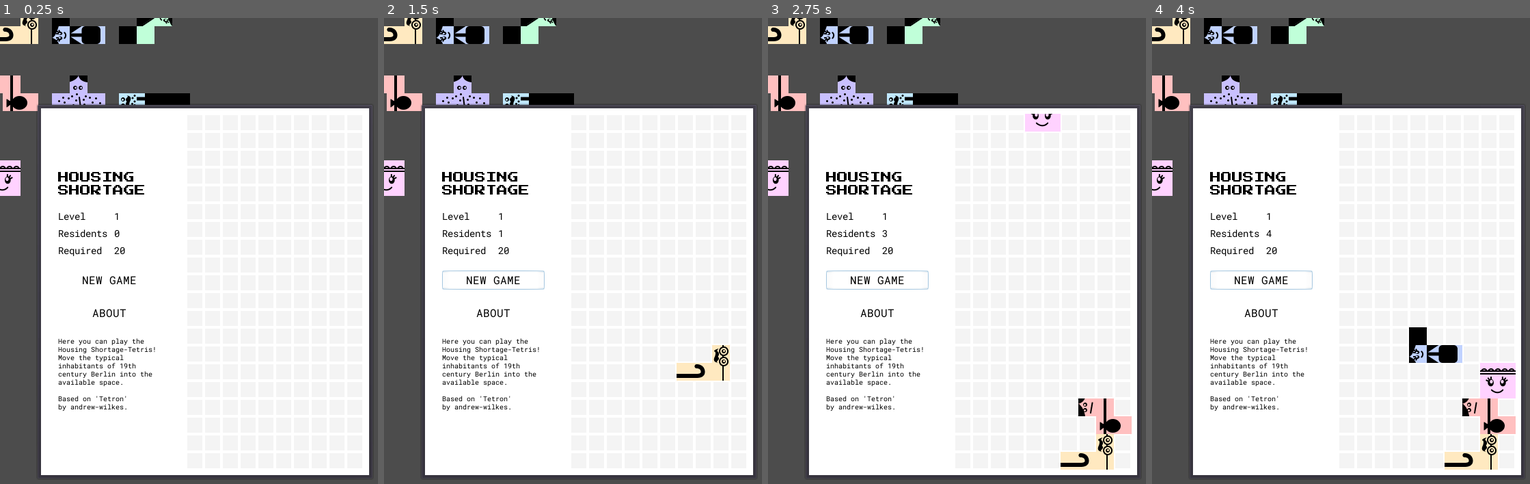
Above: before the commit, frames 1-4 (left to right).
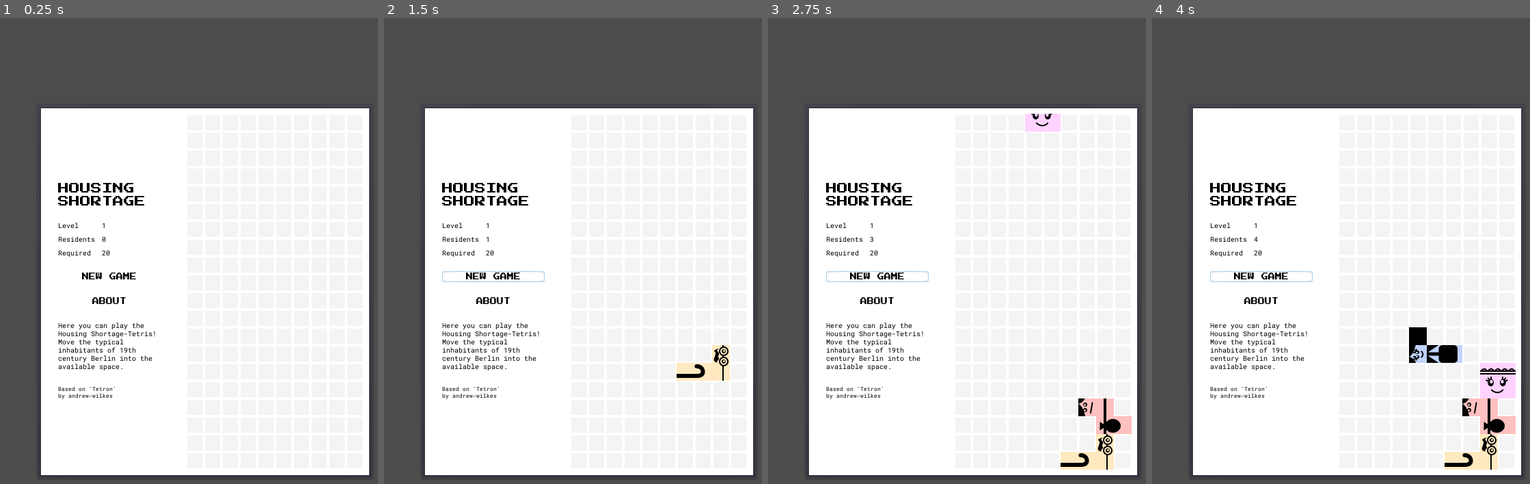
Above: after the commit, the same moments.

Repository: brunibrun/CodingPrecarity
Game: Godot game, scene res://Main.tscn
The game is run twice, just before and just after one commit, with the same random seed, the same clock (stepped at 60 frames per second) and the same inputs. Sound files missing from this copy of the repository are replaced by a short silence.
Inputs:
- Up to frame 1 (0.25 s): no input
- Up to frame 2 (1.5 s): click "NEW GAME" at 0.5 s; tap Enter (ui_accept) at 1.25 s; hold Right (ui_right) from 1.28 s (still down)
- Up to frame 3 (2.75 s): tap Enter (ui_accept) at 1.52, 2, 2.27 s; release Right (ui_right) at 2.03 s; hold Down (ui_down) from 2.03 s (still down)
- Up to frame 4 (4 s): release Down (ui_down) at 2.78 s; hold Right (ui_right) 2.78-3.53 s; tap Enter (ui_accept) at 3.5, 3.77 s; hold Up (ui_up) from 3.53 s (still down)

The runs differ from the first frame. In frame 1, 6.4% of the frame differs, in the area x 0-51%, y 0-85%; in frame 2, 6.5%; in frame 3, 6.5%; in frame 4, 6.5%.

Commit message:
Hoffentlich final push v2.1.212121

Diff:
--- a/GUI.tscn
+++ b/GUI.tscn
@@ -10,27 +10,27 @@
 font_data = ExtResource( 2 )
 
 [sub_resource type="DynamicFont" id=2]
-size = 14
+size = 10
 font_data = ExtResource( 3 )
 
 [sub_resource type="DynamicFont" id=3]
-size = 14
+size = 10
 font_data = ExtResource( 3 )
 
 [sub_resource type="DynamicFont" id=4]
-size = 14
+size = 10
 font_data = ExtResource( 3 )
 
 [sub_resource type="DynamicFont" id=5]
-size = 14
+size = 10
 font_data = ExtResource( 3 )
 
 [sub_resource type="DynamicFont" id=6]
-size = 14
+size = 10
 font_data = ExtResource( 3 )
 
 [sub_resource type="DynamicFont" id=7]
-size = 14
+size = 10
 font_data = ExtResource( 3 )
 
 [sub_resource type="DynamicFont" id=8]
@@ -42,13 +42,19 @@
 font_data = ExtResource( 3 )
 
 [sub_resource type="DynamicFont" id=10]
-font_data = ExtResource( 3 )
+size = 10
+font_data = ExtResource( 2 )
 
 [sub_resource type="DynamicFont" id=11]
-font_data = ExtResource( 3 )
+size = 10
+font_data = ExtResource( 2 )
 
 [sub_resource type="DynamicFont" id=12]
 size = 10
+font_data = ExtResource( 3 )
+
+[sub_resource type="DynamicFont" id=13]
+size = 8
 font_data = ExtResource( 3 )
 
 [node name="GUI" type="CenterContainer"]
@@ -93,9 +99,9 @@
 
 [node name="VBox" type="VBoxContainer" parent="Panel/HBoxContainer/Left"]
 margin_left = 25.0
-margin_top = 93.0
+margin_top = 109.0
 margin_right = 175.0
-margin_bottom = 443.0
+margin_bottom = 426.0
 custom_constants/separation = 20
 
 [node name="Label" type="Label" parent="Panel/HBoxContainer/Left/VBox"]
@@ -110,21 +116,21 @@
 modulate = Color( 0, 0, 0, 1 )
 margin_top = 55.0
 margin_right = 150.0
-margin_bottom = 124.0
+margin_bottom = 109.0
 custom_constants/vseparation = 6
 custom_constants/hseparation = 10
 columns = 2
 
 [node name="_Level" type="Label" parent="Panel/HBoxContainer/Left/VBox/Statistics"]
-margin_right = 72.0
-margin_bottom = 19.0
+margin_right = 54.0
+margin_bottom = 14.0
 custom_fonts/font = SubResource( 2 )
 text = "Level"
 
 [node name="Level" type="Label" parent="Panel/HBoxContainer/Left/VBox/Statistics"]
-margin_left = 82.0
-margin_right = 98.0
-margin_bottom = 19.0
+margin_left = 64.0
+margin_right = 76.0
+margin_bottom = 14.0
 custom_fonts/font = SubResource( 3 )
 text = "1"
 
@@ -148,32 +154,32 @@
 }
 
 [node name="_Lines" type="Label" parent="Panel/HBoxContainer/Left/VBox/Statistics"]
-margin_top = 25.0
-margin_right = 72.0
-margin_bottom = 44.0
+margin_top = 20.0
+margin_right = 54.0
+margin_bottom = 34.0
 custom_fonts/font = SubResource( 6 )
 text = "Residents"
 
 [node name="Lines" type="Label" parent="Panel/HBoxContainer/Left/VBox/Statistics"]
-margin_left = 82.0
-margin_top = 25.0
-margin_right = 98.0
-margin_bottom = 44.0
+margin_left = 64.0
+margin_top = 20.0
+margin_right = 76.0
+margin_bottom = 34.0
 custom_fonts/font = SubResource( 7 )
 text = "0"
 
 [node name="_Goal" type="Label" parent="Panel/HBoxContainer/Left/VBox/Statistics"]
-margin_top = 50.0
-margin_right = 72.0
-margin_bottom = 69.0
+margin_top = 40.0
+margin_right = 54.0
+margin_bottom = 54.0
 custom_fonts/font = SubResource( 4 )
 text = "Required"
 
 [node name="Goal" type="Label" parent="Panel/HBoxContainer/Left/VBox/Statistics"]
-margin_left = 82.0
-margin_top = 50.0
-margin_right = 98.0
-margin_bottom = 69.0
+margin_left = 64.0
+margin_top = 40.0
+margin_right = 76.0
+margin_bottom = 54.0
 custom_fonts/font = SubResource( 5 )
 text = "15"
 __meta__ = {
@@ -264,9 +270,9 @@
 texture = ExtResource( 4 )
 
 [node name="NewGame" type="Button" parent="Panel/HBoxContainer/Left/VBox"]
-margin_top = 144.0
-margin_right = 150.0
-margin_bottom = 172.0
+margin_top = 129.0
+margin_right = 150.0
+margin_bottom = 145.0
 custom_fonts/font = SubResource( 10 )
 custom_colors/font_color_disabled = Color( 0, 0, 0, 1 )
 custom_colors/font_color = Color( 0, 0, 0, 1 )
@@ -327,9 +333,9 @@
 ticks_on_borders = true
 
 [node name="About" type="Button" parent="Panel/HBoxContainer/Left/VBox"]
-margin_top = 192.0
-margin_right = 150.0
-margin_bottom = 220.0
+margin_top = 165.0
+margin_right = 150.0
+margin_bottom = 181.0
 custom_fonts/font = SubResource( 11 )
 custom_colors/font_color_disabled = Color( 0, 0, 0, 1 )
 custom_colors/font_color = Color( 0, 0, 0, 1 )
@@ -339,9 +345,9 @@
 flat = true
 
 [node name="Label2" type="Label" parent="Panel/HBoxContainer/Left/VBox"]
-margin_top = 240.0
-margin_right = 150.0
-margin_bottom = 350.0
+margin_top = 201.0
+margin_right = 150.0
+margin_bottom = 275.0
 custom_fonts/font = SubResource( 12 )
 custom_colors/font_color = Color( 0, 0, 0, 1 )
 custom_constants/line_spacing = -2
@@ -350,10 +356,17 @@
 Move the typical
 inhabitants of 19th
 century Berlin into the
-available space.
-
-Based on 'Tetron'
-by andrew-wilkes."
+available space."
+
+[node name="Label3" type="Label" parent="Panel/HBoxContainer/Left/VBox"]
+margin_top = 295.0
+margin_right = 150.0
+margin_bottom = 317.0
+custom_fonts/font = SubResource( 13 )
+custom_colors/font_color = Color( 0, 0, 0, 1 )
+custom_constants/line_spacing = -2
+text = "Based on 'Tetron'
+by andrew-wilkes"
 
 [node name="Right" type="MarginContainer" parent="Panel/HBoxContainer"]
 margin_left = 204.0
--- a/Shapes.tscn
+++ b/Shapes.tscn
@@ -32,6 +32,7 @@
 [ext_resource path="res://shape_pictures/maedchen_4.png" type="Texture" id=30]
 
 [node name="Shapes" type="GridContainer"]
+visible = false
 anchor_right = 1.0
 anchor_bottom = 1.0
 margin_left = -21.8283
Not shown: 1 places in GUI.tscn that only renumber resources
